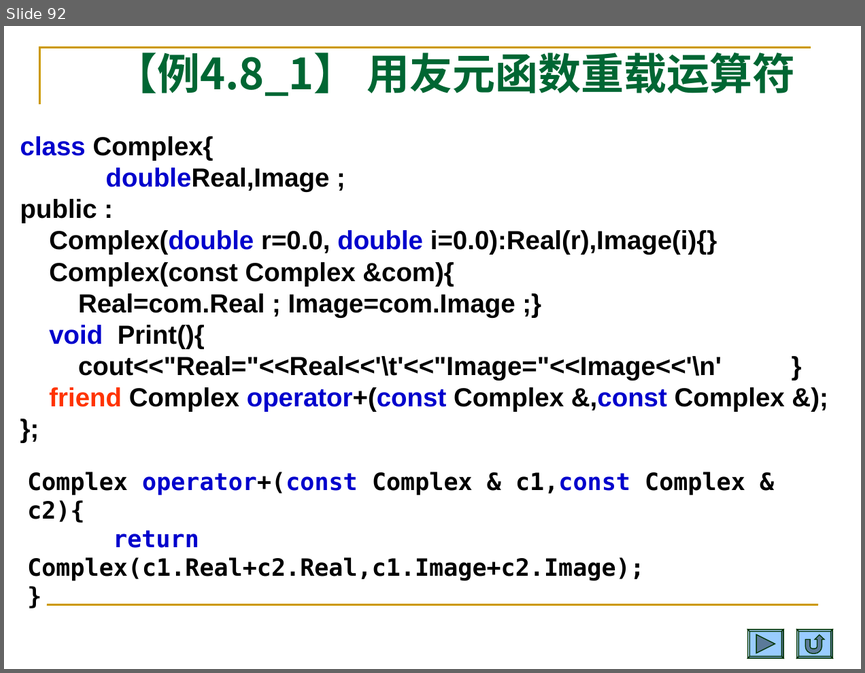
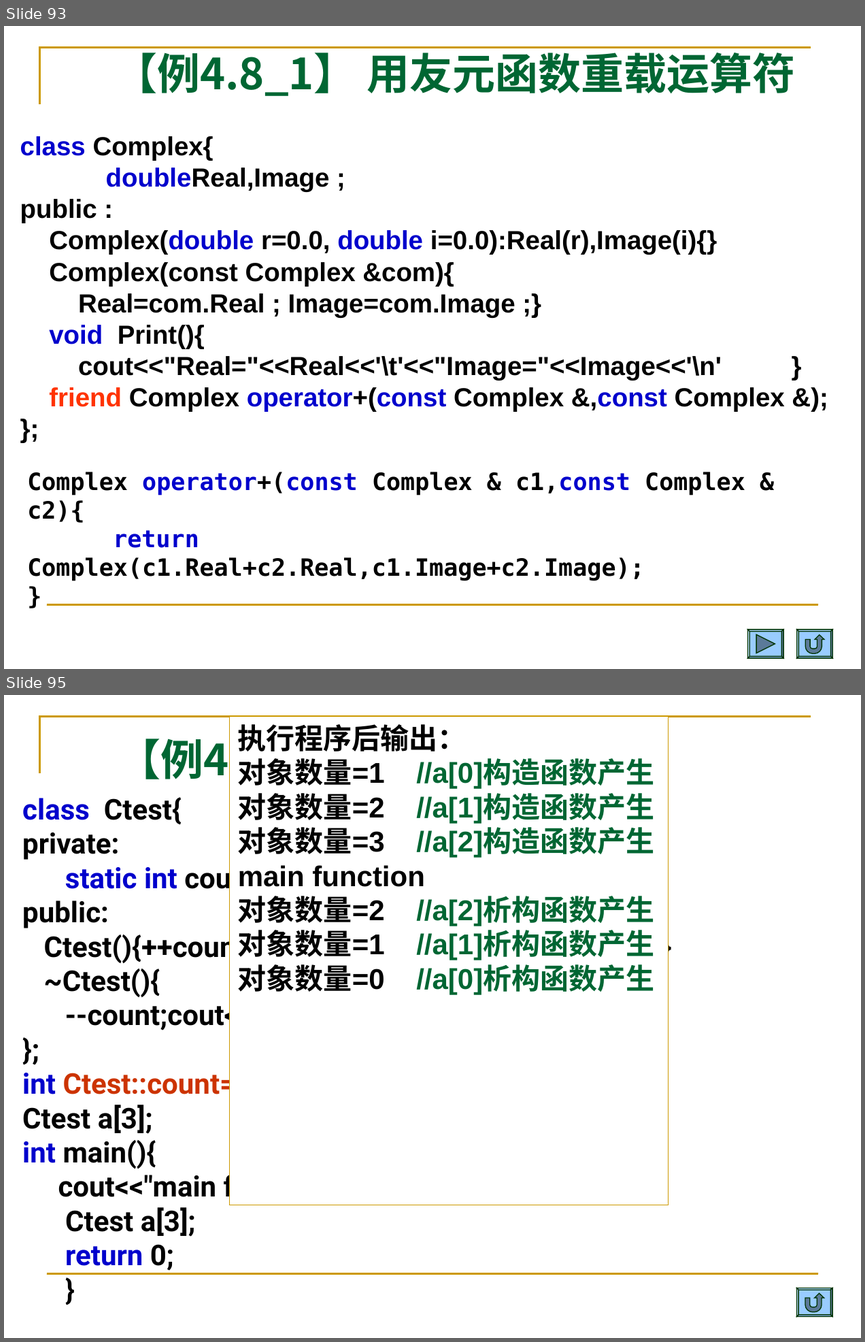
Before and after one commit to Changhe160/Changhe160.github.io, a slide deck: teachingRes/Cplusplus/unit04类与对象.ppt. Shown one above the other, each under a label of ours: slide 92 before the commit, slides 93 and 95 after it; the slides between them are not shown. The pictures are 865x673 and 865x1342 pixels, drawn with LibreOffice and Linux fonts; fonts in the diff are those of the drawing. Boxes give left, top, right and bottom in pixels: in the first picture for what was removed or moved away, otherwise in the second. Text is boxed around its words. In the diff, an @@ line names an element or a change of style, - is before the commit and + after.

```diff
--- a/teachingRes/Cplusplus/unit04类与对象.ppt
+++ b/teachingRes/Cplusplus/unit04类与对象.ppt
@@ slide 95 added at [4,695,861,1338], background #FFFFFF; not listed: 2 template elements that a slide beside it also shows @@
@@ title added at [118,732,568,786], 36 pt, text #006633, bold @@
+【例4.9】静态数据成员
@@ rectangle added at [229,717,668,1205], fill #FFFFFF, outline #CC9900 0.74 pt, 24 pt, text #006633, bold @@
+执行程序后输出：
+对象数量=1 //a[0]构造函数产生
+对象数量=2 //a[1]构造函数产生
+对象数量=3 //a[2]构造函数产生
+main function
+对象数量=2 //a[2]析构函数产生
+对象数量=1 //a[1]析构函数产生
+对象数量=0 //a[0]析构函数产生
@@ text added at [22,797,672,1270], 24 pt, text #000000, bold @@
+class Ctest{
+private:
+static int count;//注意私有
+public:
+Ctest(){++count;cout<<"对象数量="<<count<<'\n';}
+~Ctest(){
+--count;cout<<"对象数量="<<count<<'\n'; }
+};
+int Ctest::count=0; // 定义静态数据成员并初始化
+Ctest a[3];
+int main(){
+cout<<"main function"<<endl;
+  Ctest a[3];
+  return 0;
+}
@@ freeform shape added at [797,1288,832,1317], fill #99CCFF, outline #003300 0.74 pt @@
@@ what was slide 92 is now slide 93 @@
```
Also in this commit, not shown: 10 slides changed, 1 other slide added, 1 slide removed, 1 other file.
